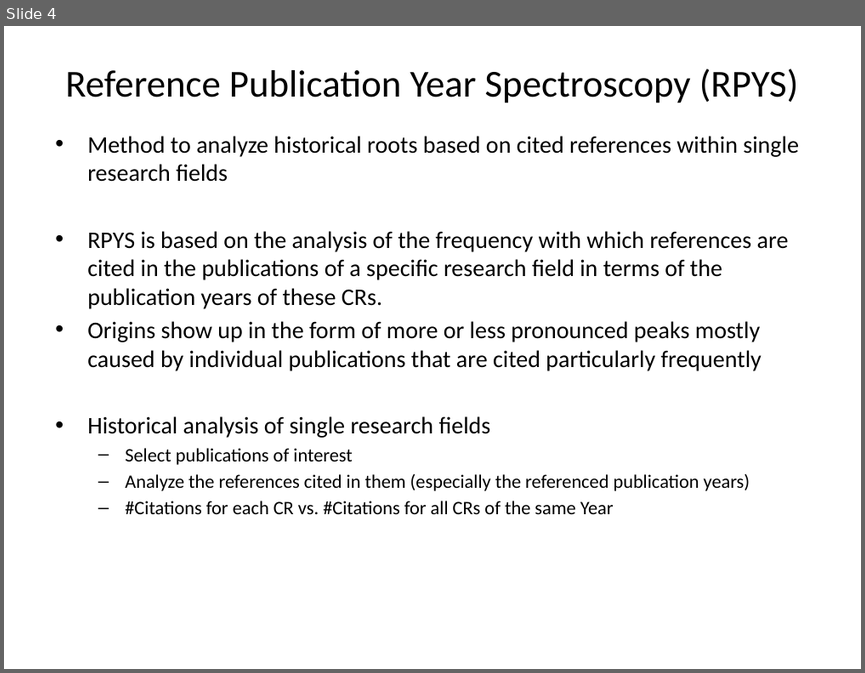
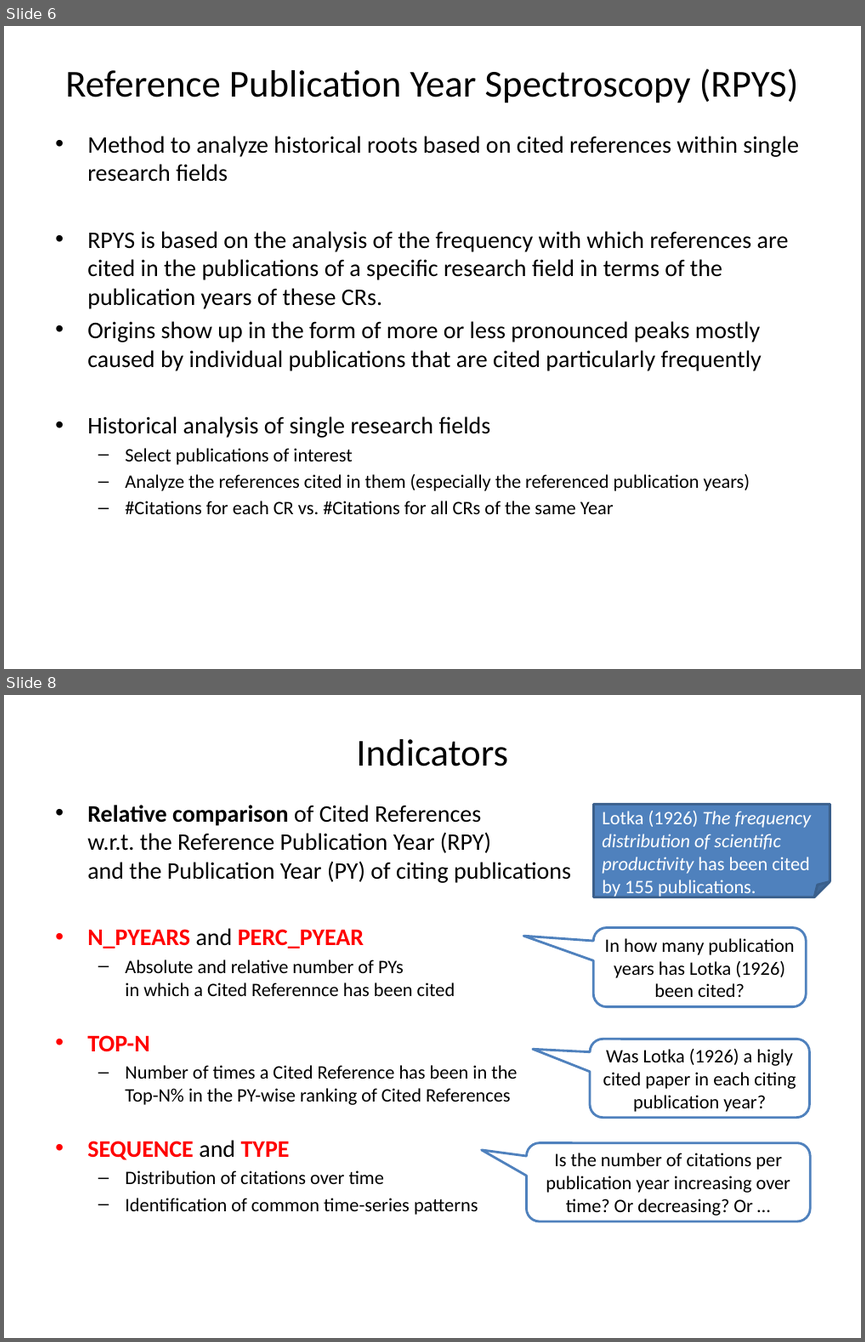
Before and after one commit to andreas-thor/cre, a slide deck: docs/slides/cre_overview.pptx. Shown one above the other, each under a label of ours: slide 4 before the commit, slides 6 and 8 after it; the slides between them are not shown. The pictures are 865x673 and 865x1342 pixels, drawn with LibreOffice and Linux fonts; fonts in the diff are those of the drawing. Boxes give left, top, right and bottom in pixels: in the first picture for what was removed or moved away, otherwise in the second. Text is boxed around its words. In the diff, an @@ line names an element or a change of style, - is before the commit and + after.

```diff
--- a/docs/slides/cre_overview.pptx
+++ b/docs/slides/cre_overview.pptx
@@ slide 8 added at [4,695,861,1338], background #FFFFFF @@
@@ title added at [356,739,508,766], 32 pt, text #000000 @@
+Indicators
@@ text added at [87,805,571,1214], 16 pt, text #000000 @@
+• Relative comparison of Cited References
+  w.r.t. the Reference Publication Year (RPY)
+  and the Publication Year (PY) of citing publications
+• N_PYEARS and PERC_PYEAR
+  – Absolute and relative number of PYs
+    in which a Cited Referennce has been cited
+• TOP-N
+  – Number of times a Cited Reference has been in the
+    Top-N% in the PY-wise ranking of Cited References
+• SEQUENCE and TYPE
+  – Distribution of citations over time
+  – Identification of common time-series patterns
@@ folded corner added at [594,804,830,897], fill #4F81BD, outline #3A5F8C 2 pt, 16 pt, text #FFFFFF, italic @@
+Lotka (1926) The frequency distribution of scientific productivity has been cited by 155 publications.
@@ rounded speech box added at [594,927,806,1006], outline #4F81BD 2 pt, 16 pt, text #000000 @@
+In how many publication years has Lotka (1926) been cited?
@@ rounded speech box added at [590,1038,810,1117], outline #4F81BD 2 pt, 16 pt, text #000000 @@
+Was Lotka (1926) a higly cited paper in each citing publication year?
@@ rounded speech box added at [527,1142,811,1221], outline #4F81BD 2 pt, 16 pt, text #000000 @@
+Is the number of citations per publication year increasing over time? Or decreasing? Or …
@@ what was slide 4 is now slide 6 @@
```
Also in this commit, not shown: 4 slides changed, 2 other slides added, 1 slide removed, 1 other file.
